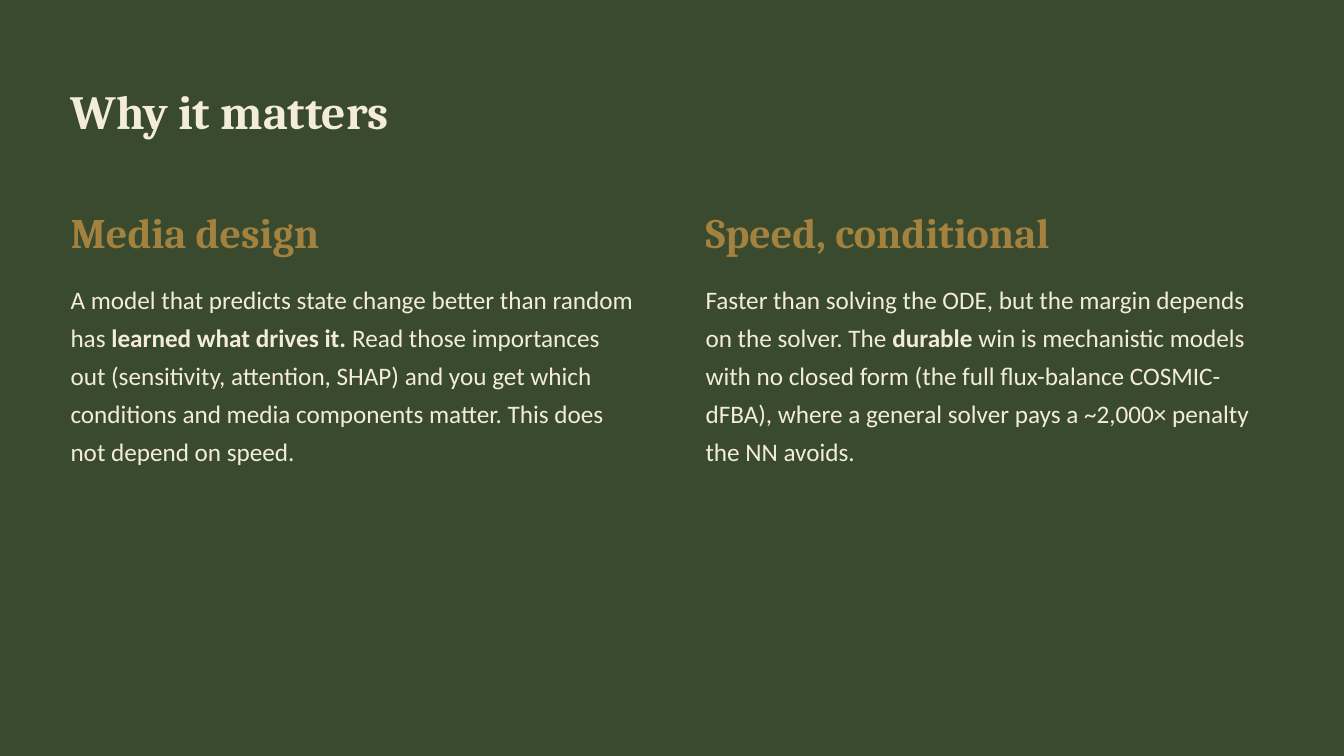
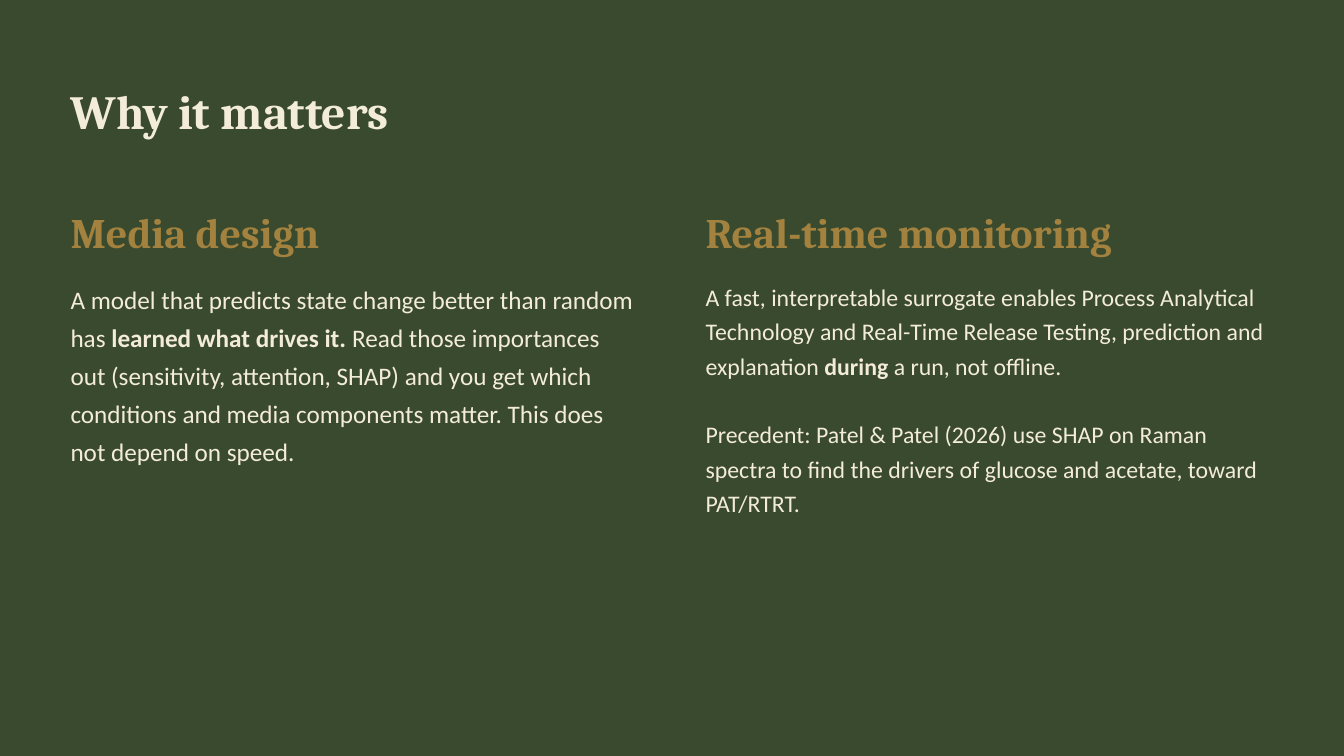
Before and after one commit to nevecallaway/COSMIC-dFBA-nn, a slide deck: slide 10 of en_primeur_lab_meeting.pptx. Drawn at 1344x756 pixels with LibreOffice and Linux fonts; fonts in the diff are those of the drawing. Boxes give left, top, right and bottom in pixels: in the first picture for what was removed or moved away, otherwise in the second. Text is boxed around its words. In the diff, an @@ line names an element or a change of style, - is before the commit and + after.

```diff
--- a/en_primeur_lab_meeting.pptx
+++ b/en_primeur_lab_meeting.pptx
@@ text at (x1=706, y1=219, x2=1112, y2=257): text changed @@
-Speed, conditional
+Real-time monitoring
@@ text at (x1=706, y1=289, x2=1263, y2=513): text changed; size 18 to 17 pt @@
-Faster than solving the ODE, but the margin depends on the solver. The durable win is mechanistic models with no closed form (the full flux-balance COSMIC-dFBA), where a general solver pays a ~2,000× penalty the NN avoids.
+A fast, interpretable surrogate enables Process Analytical Technology and Real-Time Release Testing, prediction and explanation during a run, not offline.
+Precedent: Patel & Patel (2026) use SHAP on Raman spectra to find the drivers of glucose and acetate, toward PAT/RTRT.
```
Also in this commit, not shown: 2 other slides changed, 1 other file.
